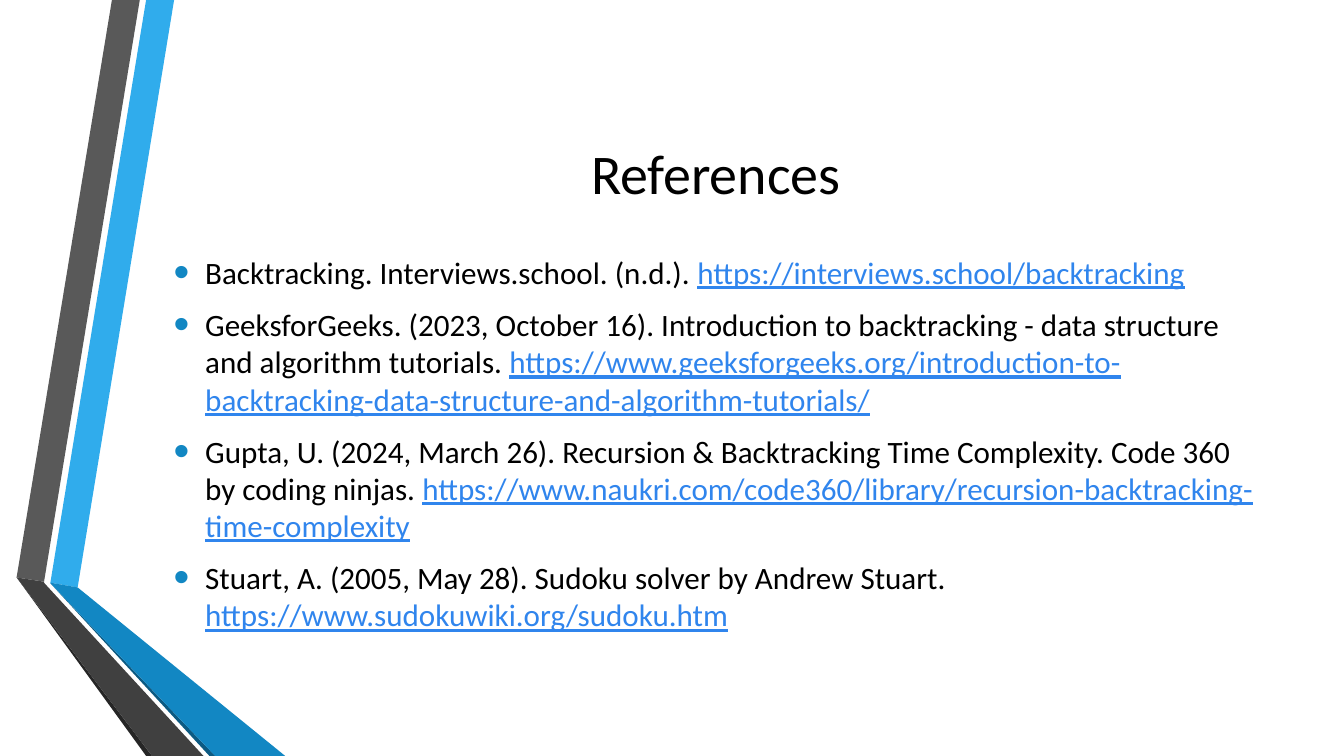
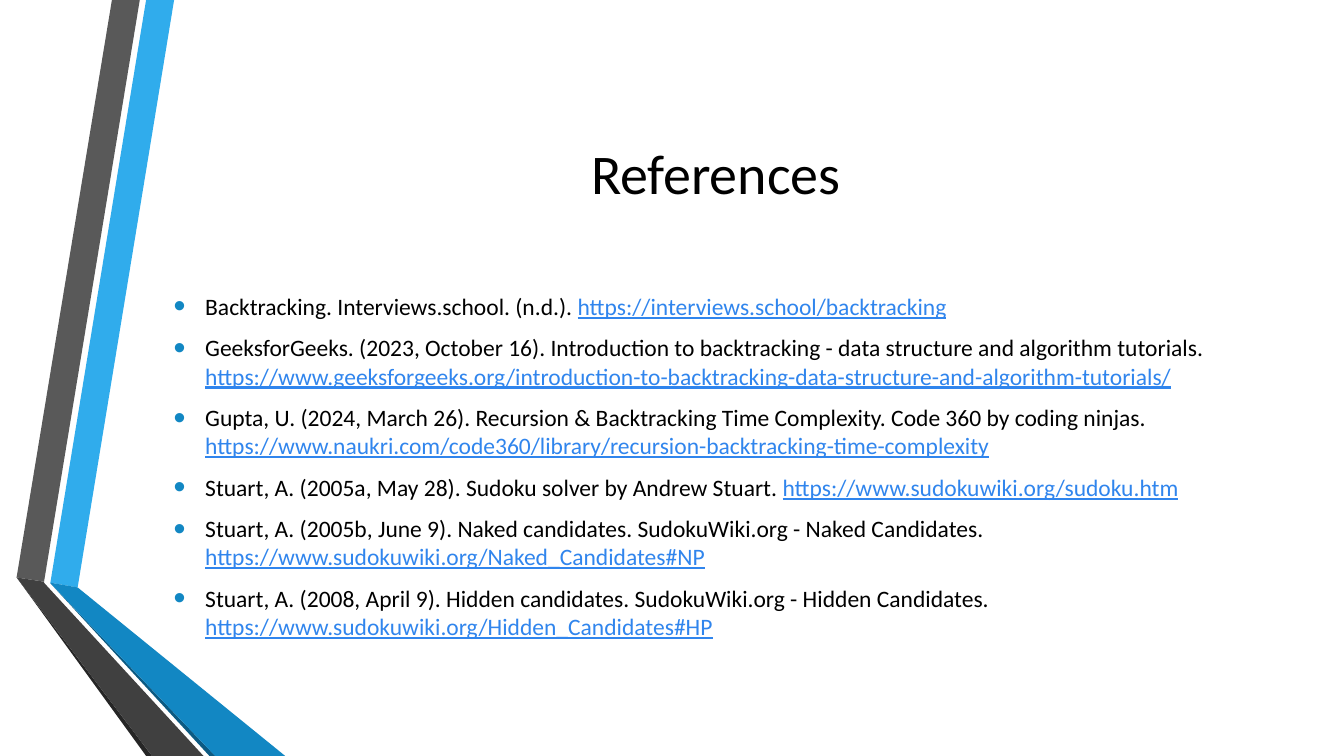
Before and after one commit to BionicScout/LTU-AI-Group_Project, a slide deck: slide 27 of AI TermProject Presentation.pptx. Drawn at 1344x756 pixels with LibreOffice and Linux fonts; fonts in the diff are those of the drawing; background and template pictures are left out. Boxes give left, top, right and bottom in pixels: in the first picture for what was removed or moved away, otherwise in the second. Text is boxed around its words. In the diff, an @@ line names an element or a change of style, - is before the commit and + after.

Commit message:
Updated Report and Presentation

```diff
--- a/AI TermProject Presentation.pptx
+++ b/AI TermProject Presentation.pptx
@@ text at (205,298,1203,458): size 22.2 to 16.8 pt in "Backtracking. Interviews.school. (n.d.). https://interviews. ...", "GeeksforGeeks. (2023, October 16). Introduction to backtrack ...", "Gupta, U. (2024, March 26). Recursion & ..."; less space between paragraphs @@
@@ text at (205,479,1179,639): text changed; size 22.2 to 16.8 pt @@
-• Stuart, A. (2005, May 28). Sudoku solver by Andrew Stuart. https://www.sudokuwiki.org/sudoku.htm
+• Stuart, A. (2005a, May 28). Sudoku solver by Andrew Stuart. https://www.sudokuwiki.org/sudoku.htm
+• Stuart, A. (2005b, June 9). Naked candidates. SudokuWiki.org - Naked Candidates. https://www.sudokuwiki.org/Naked_Candidates#NP
+• Stuart, A. (2008, April 9). Hidden candidates. SudokuWiki.org - Hidden Candidates. https://www.sudokuwiki.org/Hidden_Candidates#HP
```
Also in this commit, not shown: 1 other file.
